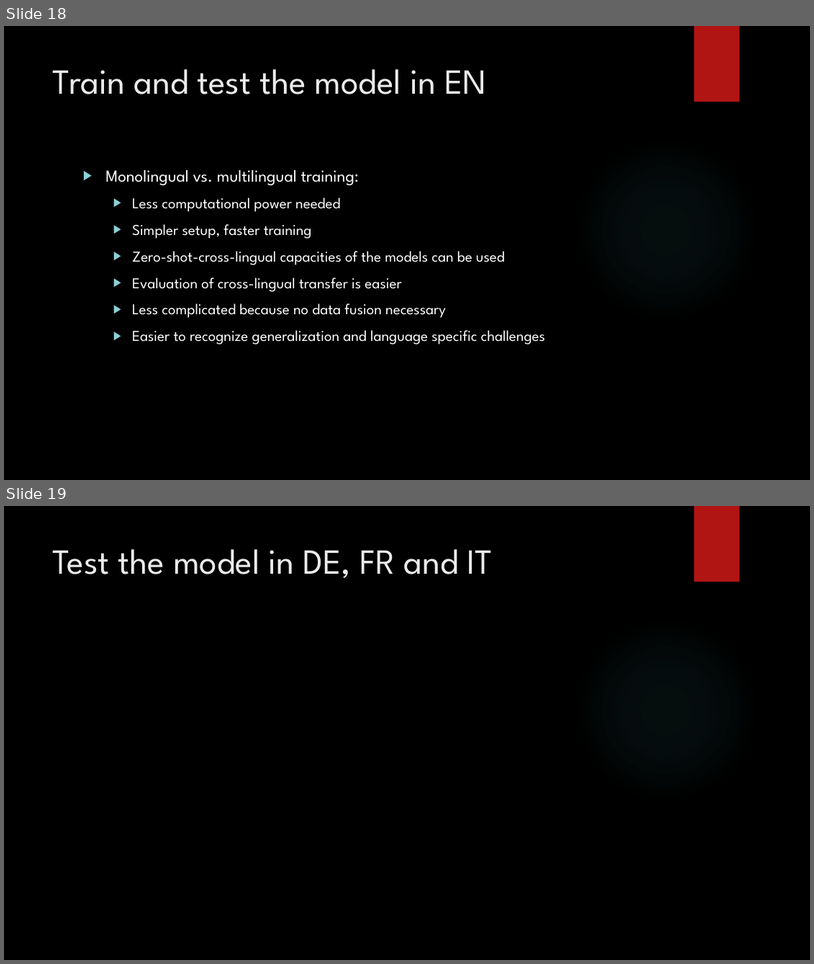
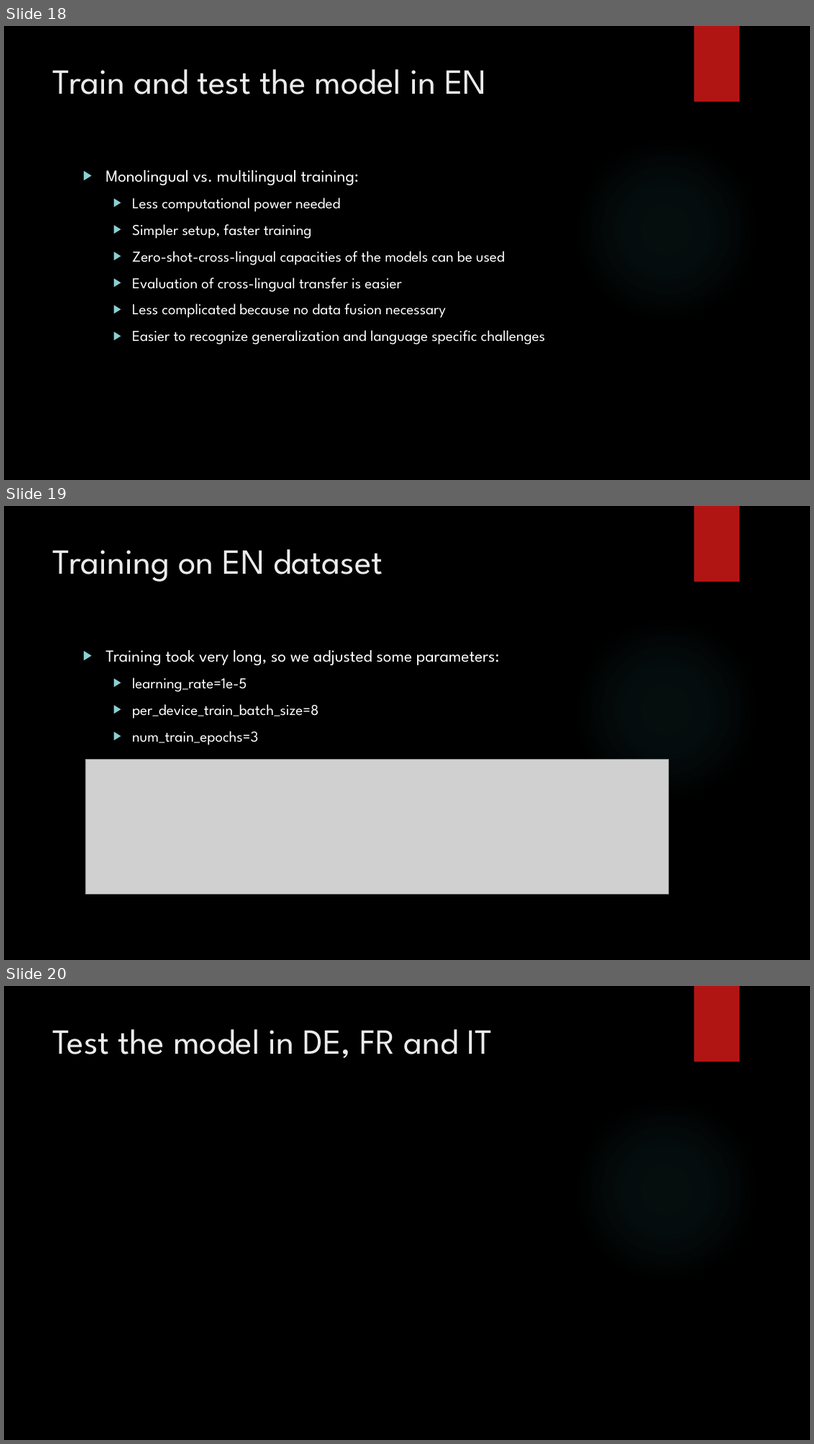
Before and after one commit to Beabir/TaskModule4_MNER, a slide deck: CAS NLP Module 4_jd_bb.pptx. Shown one above the other, each under a label of ours: slides 18 and 19 before the commit, slides 18, 19 and 20 after it. The pictures are 814x964 and 814x1444 pixels, drawn with LibreOffice and Linux fonts; fonts in the diff are those of the drawing; grey boxes stand for pictures; background and template pictures are left out. Boxes give left, top, right and bottom in pixels: in the first picture for what was removed or moved away, otherwise in the second. Text is boxed around its words. In the diff, an @@ line names an element or a change of style, - is before the commit and + after.

```diff
--- a/CAS NLP Module 4_jd_bb.pptx
+++ b/CAS NLP Module 4_jd_bb.pptx
@@ slide 19 added at (4,506,810,960), background picture (left out); not listed: 2 template elements that a slide beside it also shows @@
@@ title added at (53,549,383,582), 42 pt, text #EBEBEB @@
+Training on EN dataset
@@ text added at (106,650,500,745), 18 pt, text #FFFFFF @@
+▶ Training took very long, so we adjusted some parameters:
+  ▶ learning_rate=1e-5
+  ▶ per_device_train_batch_size=8
+  ▶ num_train_epochs=3
@@ picture added at (85,759,669,894) @@
@@ what was slide 19 is now slide 20 @@
```
Also in this commit, not shown: 10 slides changed, 1 other slide added, 1 other file.
